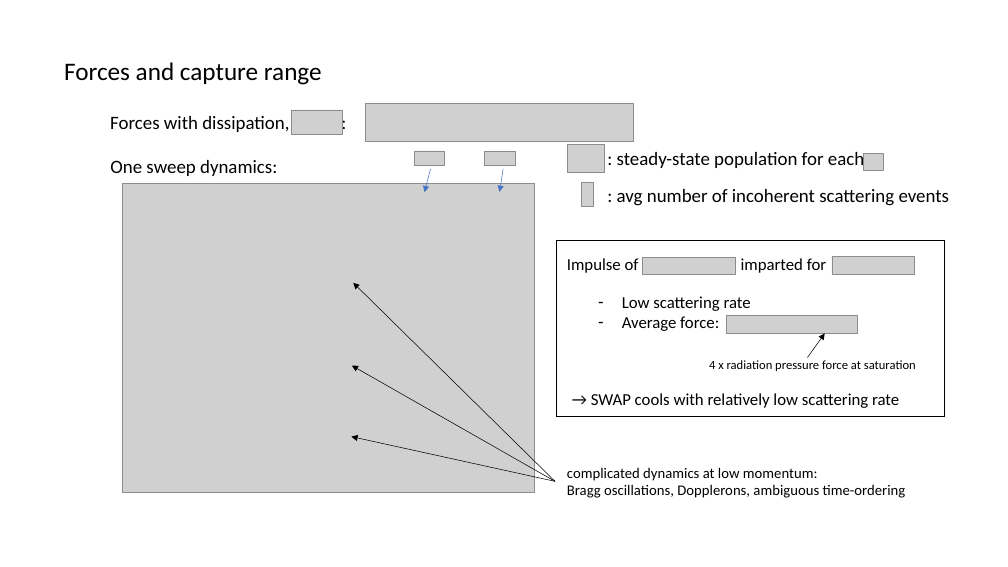
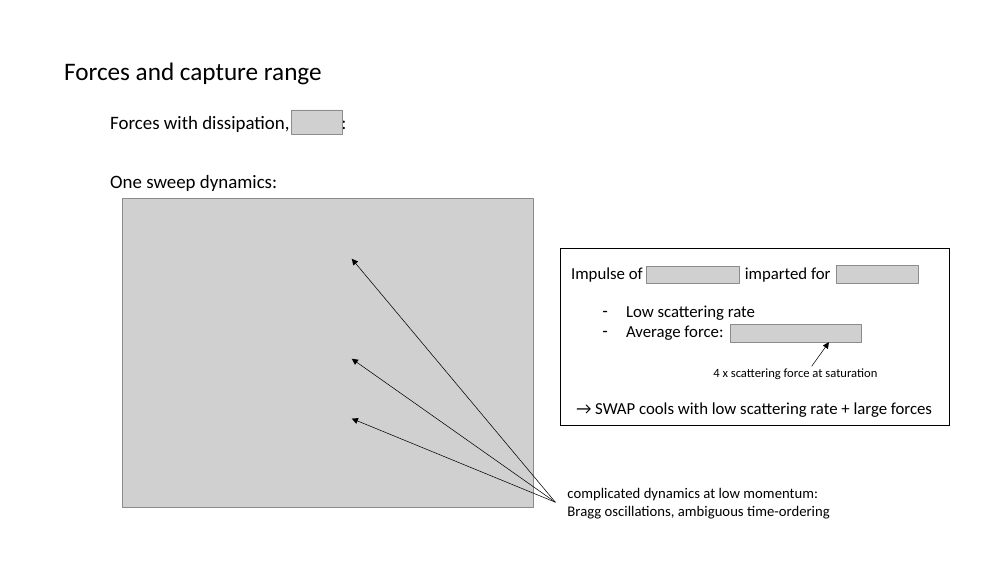
Before and after one commit to huanium/huanium, a slide deck: slide 22 of MIT PhD/ZGS/ZGS -Aug-26-2022/BUI-ZGS-Aug-26-2022.pptx (slide 8 before the commit). Drawn at 1008x567 pixels with LibreOffice and Linux fonts; fonts in the diff are those of the drawing; grey boxes stand for pictures. Boxes give left, top, right and bottom in pixels: in the first picture for what was removed or moved away, otherwise in the second. Text is boxed around its words. In the diff, an @@ line names an element or a change of style, - is before the commit and + after.

```diff
--- a/MIT PhD/ZGS/ZGS -Aug-26-2022/BUI-ZGS-Aug-26-2022.pptx
+++ b/MIT PhD/ZGS/ZGS -Aug-26-2022/BUI-ZGS-Aug-26-2022.pptx
@@ picture removed at [365,104,634,141] @@
@@ picture removed at [568,144,604,172] @@
@@ text "One sweep dynamics:": place and size @@
-text "One sweep dynamics:" at [110,160,277,176]
+text "One sweep dynamics:" at [110,175,277,191]
@@ picture removed at [414,151,445,166] @@
@@ arrow removed from (431, 169) to (424, 192) @@
@@ picture removed at [484,151,515,166] @@
@@ arrow removed from (504, 169) to (500, 192) @@
@@ text removed at [617,152,864,171] @@
-: steady-state population for each
@@ picture removed at [864,153,883,170] @@
@@ picture: place and size @@
-picture at [123,184,534,493]
+picture at [123,199,534,508]
@@ picture removed at [582,182,594,206] @@
@@ text removed at [617,189,950,206] @@
-: avg number of incoherent scattering events
@@ arrow moved from (555, 482) - (352, 437) to (556, 502) - (352, 259) @@
@@ arrow moved from (555, 482) - (352, 366) to (556, 502) - (352, 359) @@
@@ 3 pictures, 2 texts, 1 rectangle, 1 arrow: place and size @@
-3 pictures, 2 texts, 1 rectangle, 1 arrow at [557,240,945,417]
+3 pictures, 2 texts, 1 rectangle, 1 arrow at [561,249,950,426]
@@ text at [713,368,877,379]: text changed @@
-4 x radiation pressure force at saturation
+4 x scattering force at saturation
@@ arrow moved from (555, 482) - (353, 283) to (556, 502) - (352, 419) @@
@@ text at [595,402,932,417]: text changed @@
-→ SWAP cools with relatively low scattering rate
+→ SWAP cools with low scattering rate + large forces
@@ text "complicated dynamics at low momentum:": place and size @@
-text "complicated dynamics at low momentum:" at [567,467,906,498]
+text "complicated dynamics at low momentum:" at [567,487,830,519]
@@ text at [567,505,830,519]: text changed @@
-Bragg oscillations, Dopplerons, ambiguous time-ordering
+Bragg oscillations, ambiguous time-ordering
```
Also in this commit, not shown: 11 other slides changed, 17 slides added, 1 slide removed, 11 other files.
